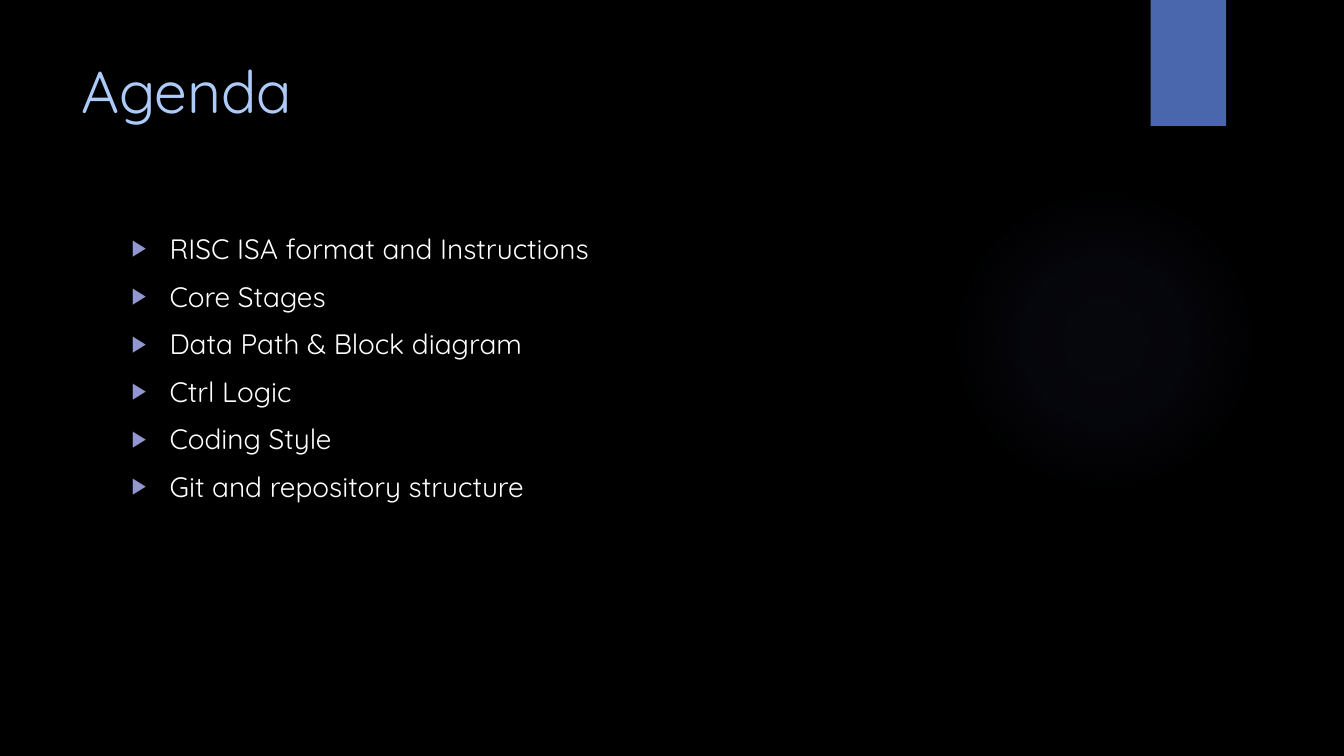
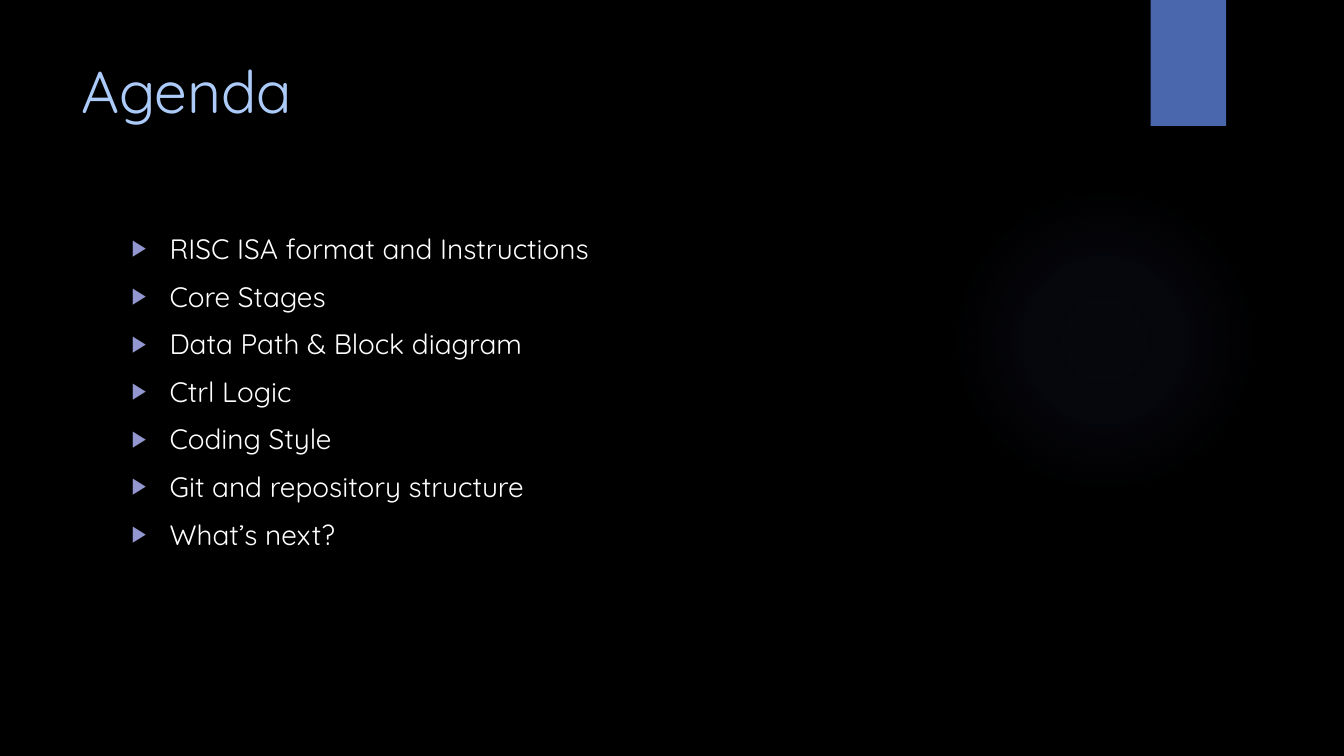
Before and after one commit to amichai-bd/rvc_asap, a slide deck: slide 2 of doc/rvc_asap.pptx. Drawn at 1344x756 pixels with LibreOffice and Linux fonts; fonts in the diff are those of the drawing; background and template pictures are left out. Boxes give left, top, right and bottom in pixels: in the first picture for what was removed or moved away, otherwise in the second. Text is boxed around its words. In the diff, an @@ line names an element or a change of style, - is before the commit and + after.

```diff
--- a/doc/rvc_asap.pptx
+++ b/doc/rvc_asap.pptx
@@ text at (170,524,335,546): paragraph added @@
+▶ What’s next?
```
Also in this commit, not shown: 8 other slides changed, 1 slide added, 46 other files.
